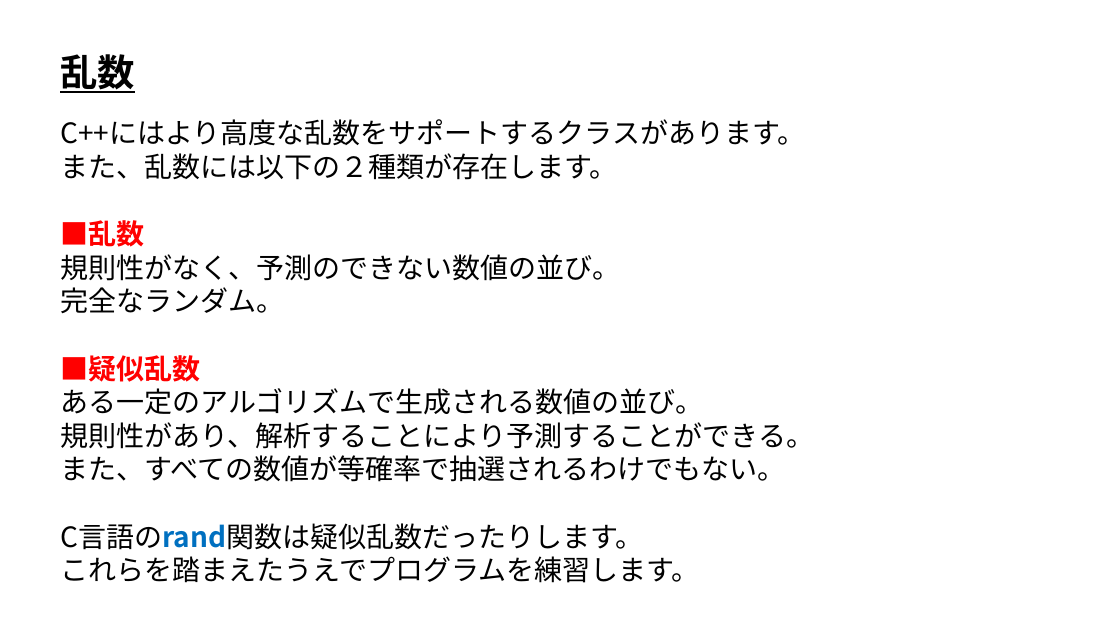
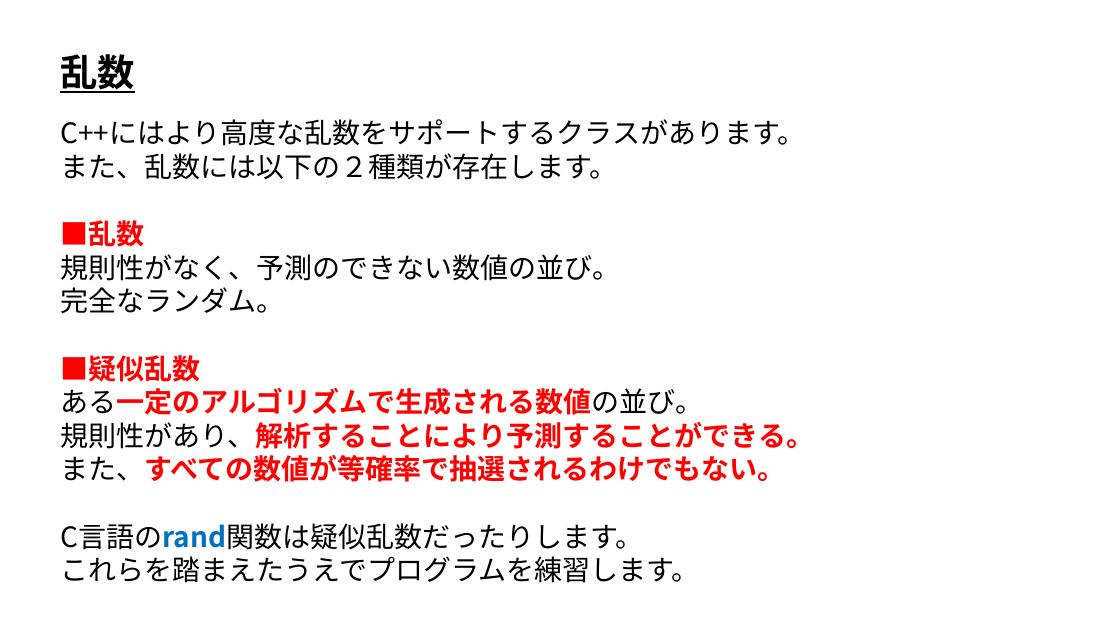
Before and after one commit to ArakiYusuke-Ohara/Textbook, a slide deck: slide 1 of ゲーム科1年/01_後期/プログラミングⅢ/22_乱数.pptx. Drawn at 1120x630 pixels with LibreOffice and Linux fonts; fonts in the diff are those of the drawing. Boxes give left, top, right and bottom in pixels: in the first picture for what was removed or moved away, otherwise in the second. Text is boxed around its words. In the diff, an @@ line names an element or a change of style, - is before the commit and + after.

```diff
--- a/ゲーム科1年/01_後期/プログラミングⅢ/22_乱数.pptx
+++ b/ゲーム科1年/01_後期/プログラミングⅢ/22_乱数.pptx
@@ text at [60, 388, 814, 482]: text colour #000000 to #FF0000, bold on in "ある一定のアルゴリズムで生成される数値の並び。", "規則性があり、解析することにより予測することができる。", "また、すべての数値が等確率で抽選されるわけでもない。" @@
```
Also in this commit, not shown: 11 other files.
